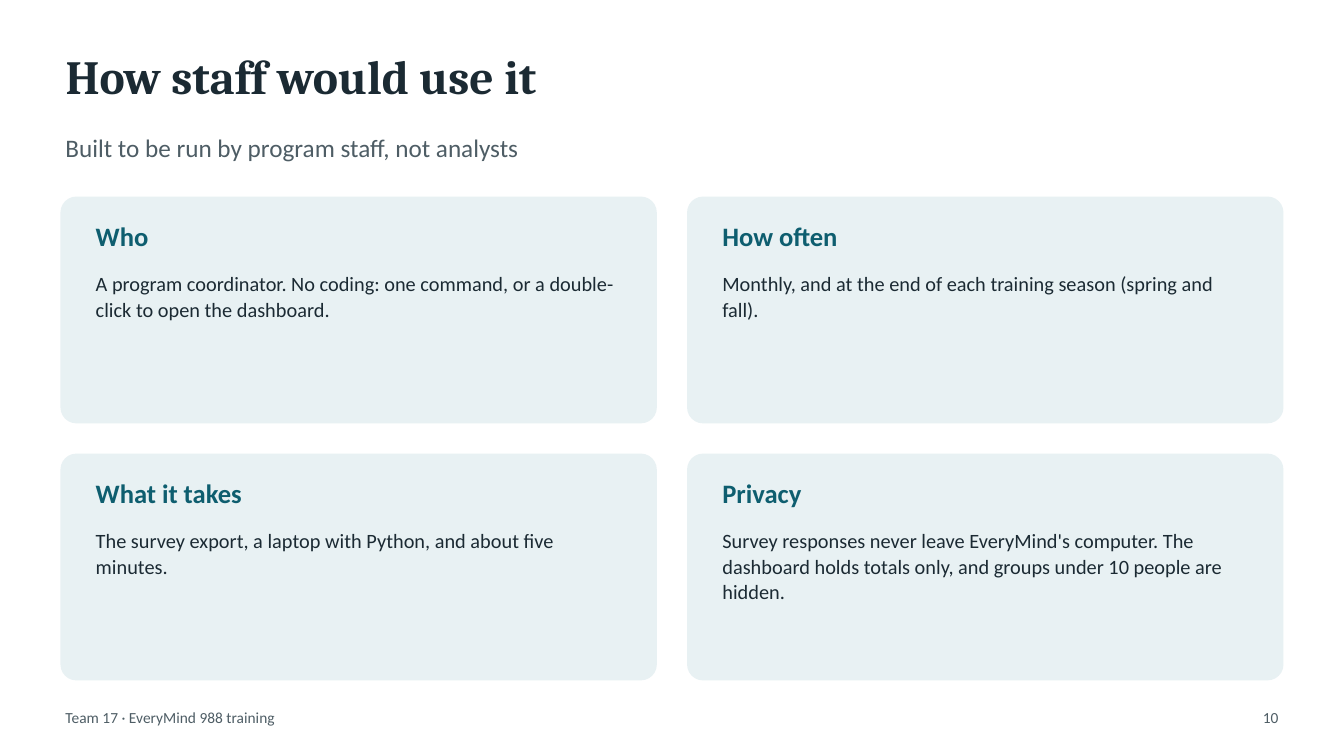
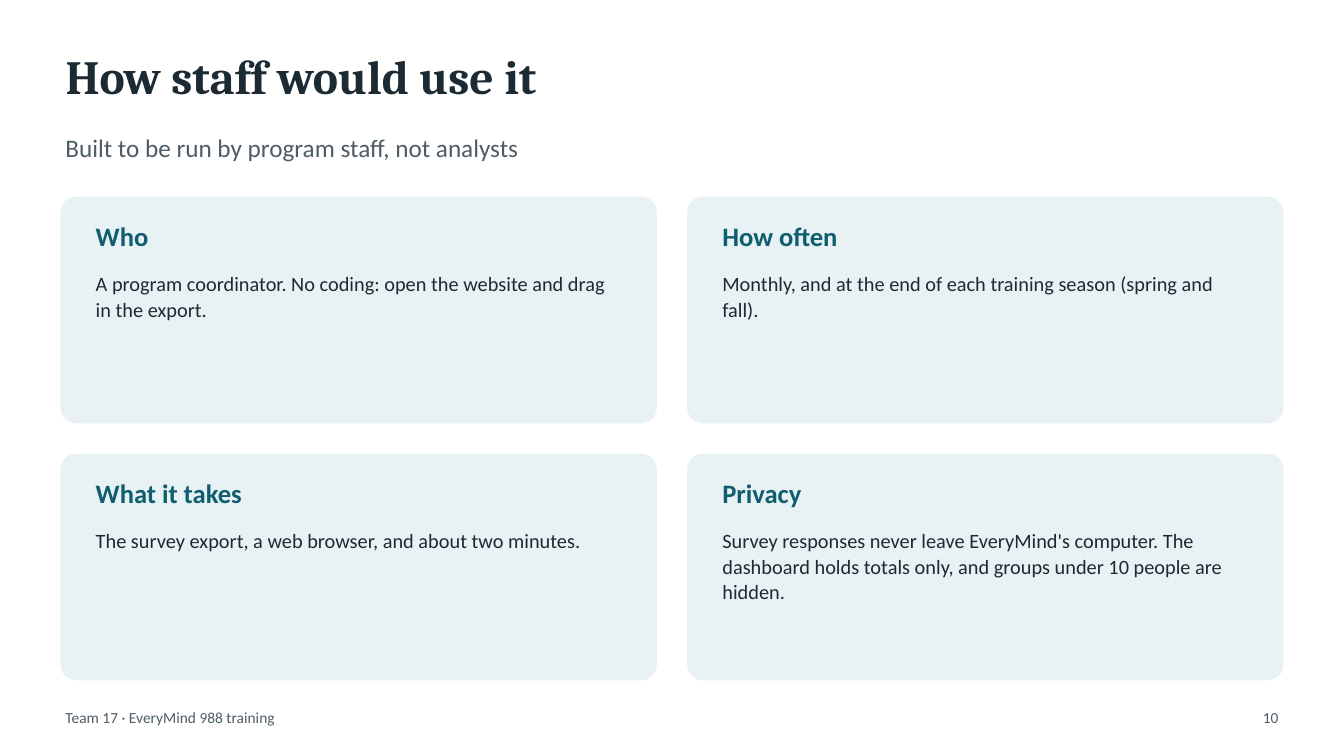
Before and after one commit to ArushNo1/cbc-buildfest, a slide deck: slide 10 of submission/Team17_Presentation.pptx. Drawn at 1344x756 pixels with LibreOffice and Linux fonts; fonts in the diff are those of the drawing. Boxes give left, top, right and bottom in pixels: in the first picture for what was removed or moved away, otherwise in the second. Text is boxed around its words. In the diff, an @@ line names an element or a change of style, - is before the commit and + after.

Commit message:
Deploy website; artifact link; drafts describe the website flow

```diff
--- a/submission/Team17_Presentation.pptx
+++ b/submission/Team17_Presentation.pptx
@@ text at box(96, 277, 605, 321): text changed @@
-A program coordinator. No coding: one command, or a double-click to open the dashboard.
+A program coordinator. No coding: open the website and drag in the export.
@@ text at box(96, 534, 580, 552): text changed @@
-The survey export, a laptop with Python, and about five minutes.
+The survey export, a web browser, and about two minutes.
```
Also in this commit, not shown: 3 other slides changed, 10 other files.
